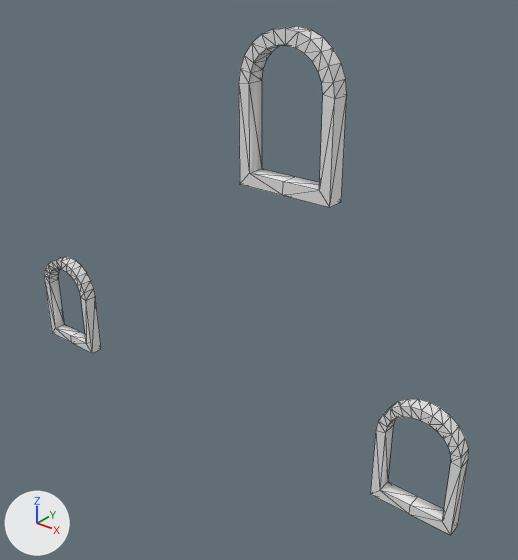
Two versions of the OBJ model assets/castle_window_frames.obj, one commit apart.
Both versions are drawn from a 50 mm lens placed at (55.2, -75.5, 17.2), pointed at (2.4, -9.6, -23.6). Arrows for +X, +Y and +Z are at lower left; the lights stay in place. Mesh edges are drawn as thin lines. Where no turn or scale is listed for an object, it has been applied to the vertices.

Names of what the first picture shows: 'window_frame_center.003_Circle.018'.
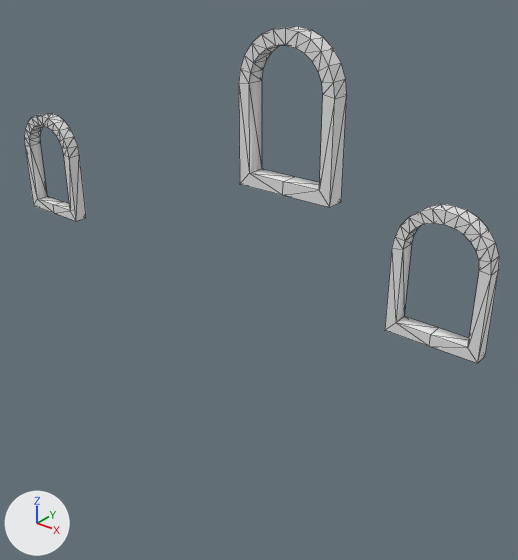
Commit message: Shortening central castle tower

The change in detail:
me_window_frame_center_003_circle_018 has 192 vertices, 384 faces and spans x -35.0..35.0, y -16.9..1.3, z -41.8..6.6.
me_window_frame_center_003_circle_018 is used by ob_window_frame_center_003_circle_018; location (0.0, 0.0, 0.0).
me_window_frame_center_003_circle_018 part 1: the loose piece of 64 vertices spanning x -35.0..-25.0, y -16.9..-15.1, z -41.8..-27.6 is moved by (0.0, 0.0, 22.0).
me_window_frame_center_003_circle_018 part 2: the loose piece of 64 vertices spanning x 25.0..35.0, y -16.9..-15.1, z -41.8..-27.6 is moved by (0.0, 0.0, 22.0).

Pixel boxes (x1, y1, x2, y2) of what changed, in the pictures (518 x 560 px; the box of a moved part takes in the faces that stretch with it):
'window_frame_center.003_Circle.018', reshaped (12% wider, 34% shorter)
    before: (44, 26, 469, 535)
    after: (24, 26, 499, 363)
part 1 of me_window_frame_center_003_circle_018, moved or reshaped
    before: (44, 257, 101, 353)
    after: (24, 113, 86, 221)
part 2 of me_window_frame_center_003_circle_018, moved or reshaped
    before: (370, 399, 469, 535)
    after: (385, 204, 499, 363)
